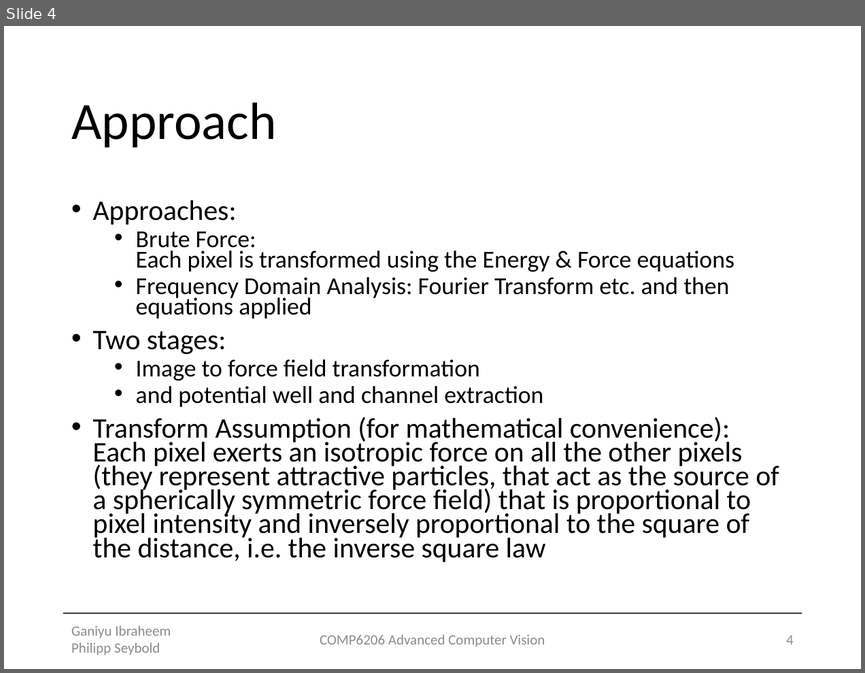
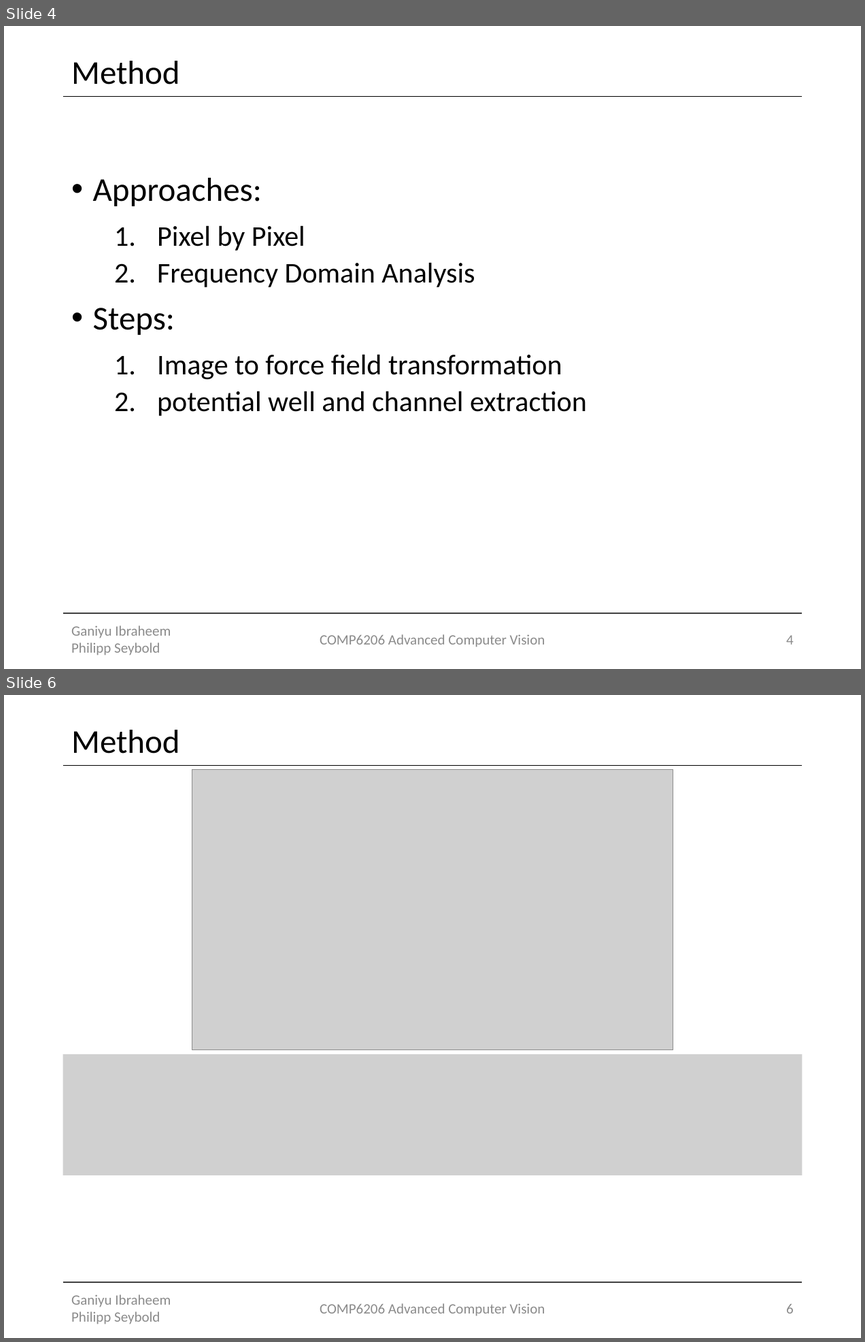
Before and after one commit to Lxrd-AJ/ForceFieldTransforms, a slide deck: Force Field Transformation.pptx. Shown one above the other, each under a label of ours: slide 4 before the commit, slides 4 and 6 after it; the slides between them are not shown. The pictures are 865x673 and 865x1342 pixels, drawn with LibreOffice and Linux fonts; fonts in the diff are those of the drawing; grey boxes stand for pictures. Boxes give left, top, right and bottom in pixels: in the first picture for what was removed or moved away, otherwise in the second. Text is boxed around its words. In the diff, an @@ line names an element or a change of style, - is before the commit and + after.

```diff
--- a/Force Field Transformation.pptx
+++ b/Force Field Transformation.pptx
@@ slide 6 added at <box>4,695,861,1338</box>, background #FFFFFF; not listed: 2 template elements that a slide beside it also shows @@
@@ title added at <box>71,730,179,753</box>, 28 pt, text #000000 @@
+Method
@@ picture added at <box>192,770,673,1050</box> @@
@@ picture added at <box>63,1054,802,1175</box> @@
@@ text added at <box>71,1294,171,1324</box>, 12 pt, text #8C8C8C @@
+Ganiyu Ibraheem Philipp Seybold
@@ text added at <box>320,1303,545,1316</box>, 12 pt, text #8C8C8C @@
+COMP6206 Advanced Computer Vision
@@ page number added at <box>786,1304,793,1313</box>, 12 pt, text #8C8C8C @@
+6
@@ slide 4 changed as well @@
@@ title at <box>71,61,179,84</box>: text changed; size 44 to 28 pt @@
-Approach
+Method
@@ line added from (63, 96) to (802, 96), #000000 1 pt @@
@@ text "Approaches:": place and size @@
-text "Approaches:" at <box>93,200,779,562</box>
+text "Approaches:" at <box>93,178,587,416</box>
@@ text at <box>93,178,562,380</box>: size 23.8 to 28 pt in "Approaches:"; size 20.4 to 24 pt in "Image to force field transformation"; line spacing 0.7 to 0.9; more space between paragraphs; bullet • to 1. @@
@@ text at <box>93,225,475,335</box>: text changed; size 20.4 to 24 pt @@
-  • Brute Force:
-    Each pixel is transformed using the Energy & Force equations
-  • Frequency Domain Analysis: Fourier Transform etc. and then equations applied
-• Two stages:
+  1. Pixel by Pixel
+  2. Frequency Domain Analysis
+• Steps:
@@ text at <box>157,390,587,416</box>: text changed; size 23.8 to 24 pt @@
-  • and potential well and channel extraction
-• Transform Assumption (for mathematical convenience):
-  Each pixel exerts an isotropic force on all the other pixels (they represent attractive particles, that act as the source of a spherically symmetric force field) that is proportional to pixel intensity and inversely proportional to the square of the distance, i.e. the inverse square law
+  2. potential well and channel extraction
```
Also in this commit, not shown: 9 other slides changed, 1 other slide added.
